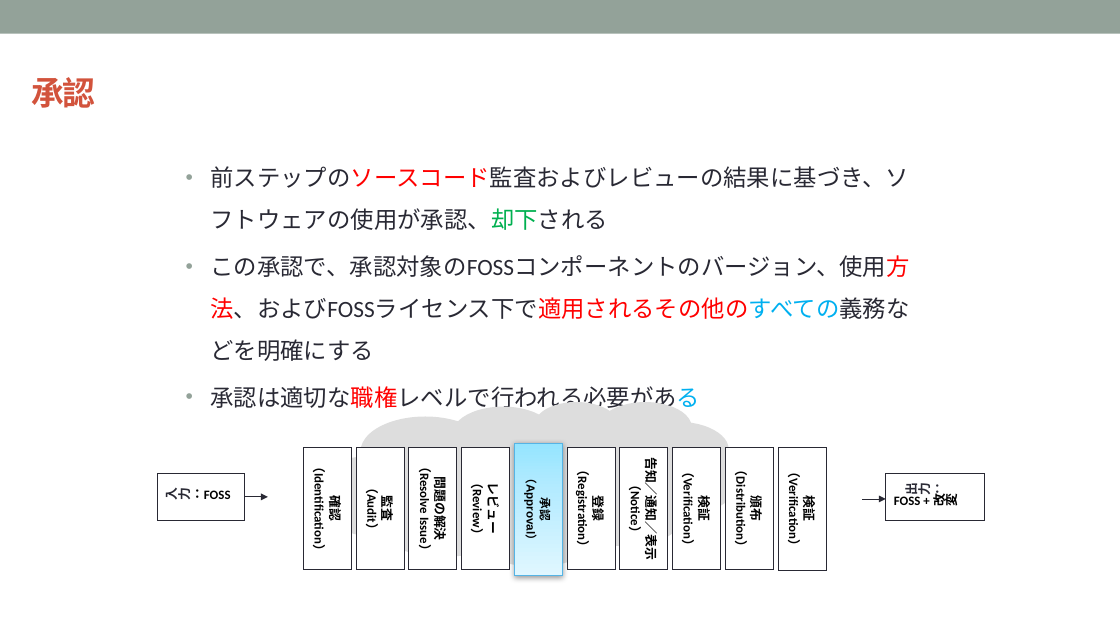
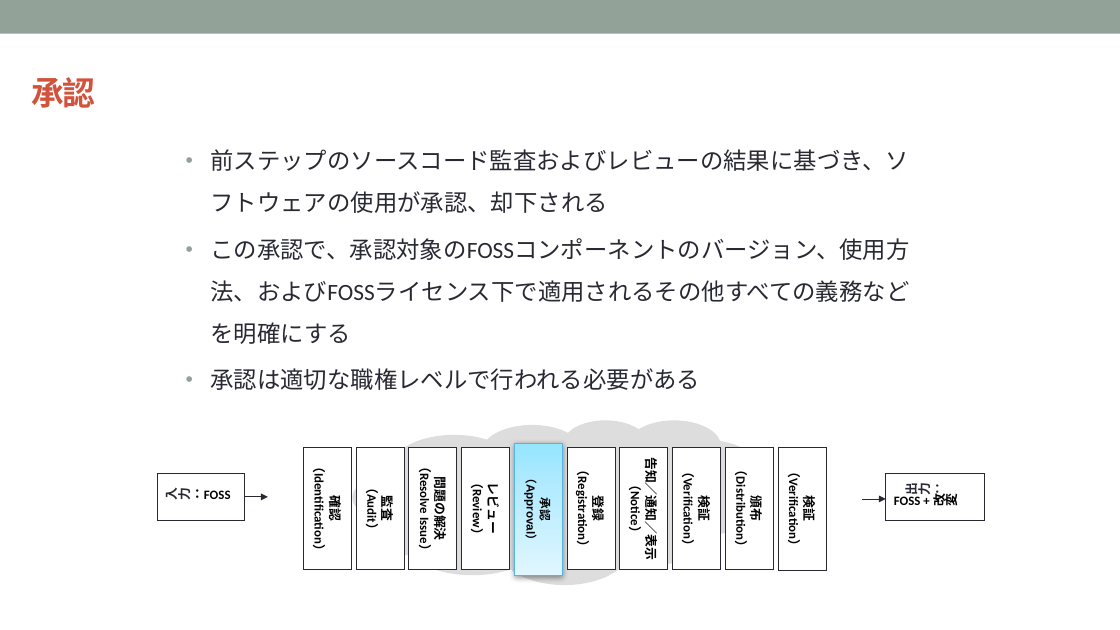
Before and after one commit to OpenChain-Project/Curriculum-Translation-JP, a slide deck: slide 59 of RC/openchain-curriculum-release-2-jp_rc1.0.pptx. Drawn at 1120x630 pixels with LibreOffice and Linux fonts; fonts in the diff are those of the drawing; background and template pictures are left out. Boxes give left, top, right and bottom in pixels: in the first picture for what was removed or moved away, otherwise in the second. Text is boxed around its words. In the diff, an @@ line names an element or a change of style, - is before the commit and + after.

```diff
--- a/RC/openchain-curriculum-release-2-jp_rc1.0.pptx
+++ b/RC/openchain-curriculum-release-2-jp_rc1.0.pptx
@@ text "前ステップのソースコード監査およびレビューの結果に基づき、ソフトウェアの使用が承認、却下される": place and size @@
-text "前ステップのソースコード監査およびレビューの結果に基づき、ソフトウェアの使用が承認、却下される" at bbox=[211, 166, 910, 408]
+text "前ステップのソースコード監査およびレビューの結果に基づき、ソフトウェアの使用が承認、却下される" at bbox=[211, 149, 910, 390]
@@ text at bbox=[211, 149, 909, 390]: text colour #FF0000 to #292934 in "前ステップのソースコード監査およびレビューの結果に基づき、ソフトウェアの使用が承認、却下される", "承認は適切な職権レベルで行われる必要がある"; text colour #00B050 to #292934 in "前ステップのソースコード監査およびレビューの結果に基づき、ソフトウェアの使用が承認、却下される"; text colour #00B0F0 to #292934 in "承認は適切な職権レベルで行われる必要がある" @@
@@ text at bbox=[211, 238, 910, 302]: text changed @@
-• この承認で、承認対象のFOSSコンポーネントのバージョン、使用方法、およびFOSSライセンス下で適用されるその他のすべての義務などを明確にする
+• この承認で、承認対象のFOSSコンポーネントのバージョン、使用方法、およびFOSSライセンス下で適用されるその他すべての義務などを明確にする
@@ thought cloud: place and size @@
-thought cloud at bbox=[323, 402, 738, 566]
+thought cloud at bbox=[353, 420, 767, 585]
```
Also in this commit, not shown: 10 other slides changed.
